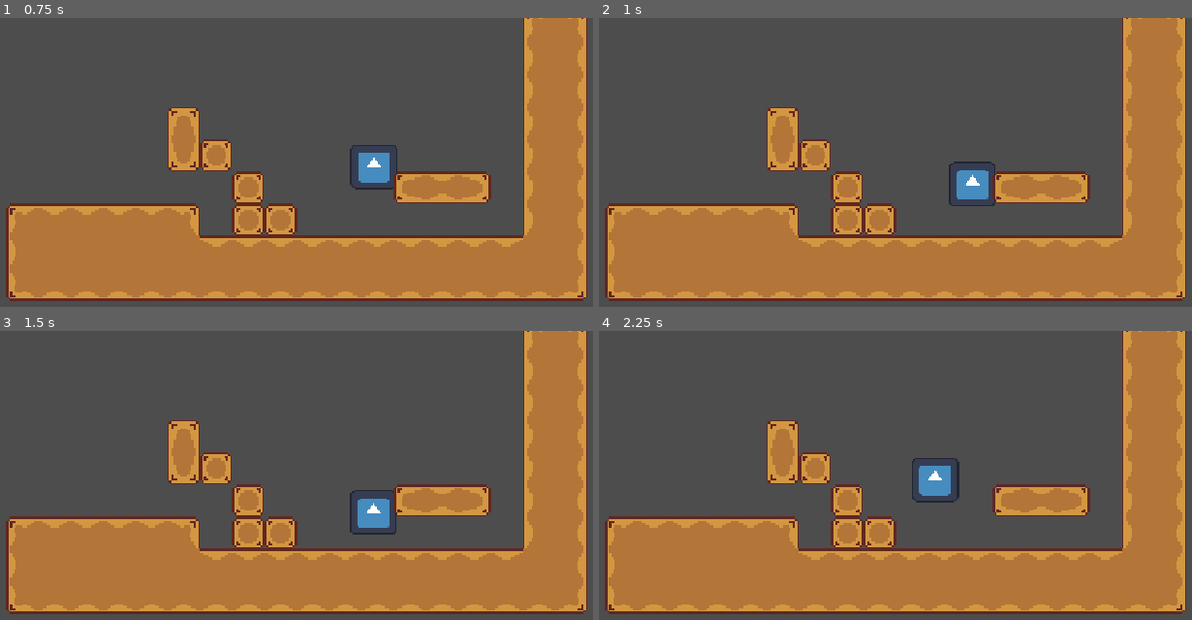
Above: before the commit, frames 1-4 (two rows, left to right).
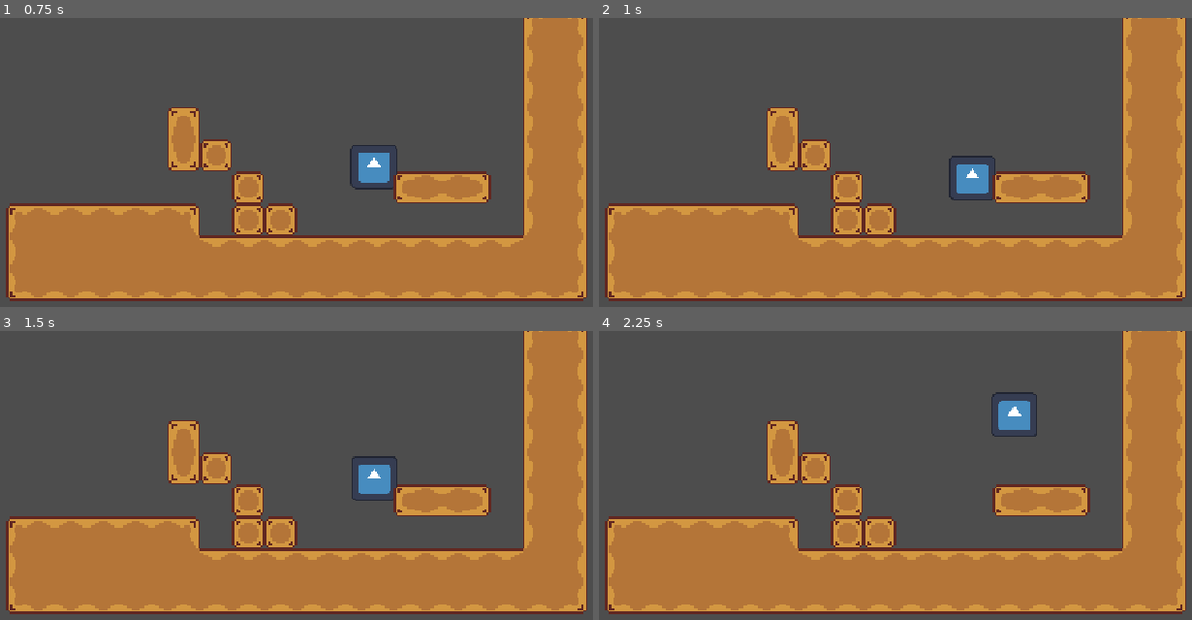
Above: after the commit, the same moments.

Repository: seanlhwi/Haven
Game: Godot game, scene res://game.tscn
Two runs of this game, one before a commit and one after it. Both use one fixed random seed, a clock stepped at 60 frames per second and the inputs below. The engine's default icon, where the game draws it, is replaced by a stand-in: a white triangle on a blue panel in a dark square.
Inputs:
- Up to frame 1 (0.75 s): tap Enter at 0.5 s; hold Right (move_right) from 0.53 s (still down); tap Space (jump) at 0.6 s
- Up to frame 2 (1 s): keep holding Right (move_right); tap Space (jump) at 0.77 s
- Up to frame 3 (1.5 s): keep holding Right (move_right); tap Space (jump) at 1.07, 1.35 s
- Up to frame 4 (2.25 s): tap Space (jump) at 1.52, 1.82, 2.1 s; release Right (move_right) at 2.03 s; hold Left (move_left) from 2.03 s (still down)

Frame 1 is identical in both runs. In frame 2, 0.5% of the frame differs, in the area x 58-67%, y 47-66%; in frame 3, 1.3%; in frame 4, 1.4%, in the area x 52-74%, y 21-60%.

Commit message:
Made wall jump

Diff:
--- a/Boba/Scenes/player.gd
+++ b/Boba/Scenes/player.gd
@@ -12,6 +12,9 @@
 
 # --- adds acceleration and smooth stop ---
 func _handle_horizontal(delta):
+	if wall_jump_lock > 0.0:
+		return
+
 	var direction := Input.get_axis("move_left", "move_right") # -1 if left, 0 if still, +1 if right
 	if direction != 0.0: # if direction key if pressed
 		var accel := ACCEL if is_on_floor() else AIR_ACCEL # picks ground or air ACCEL constant
@@ -69,8 +72,40 @@
 		velocity.y += base_gravity * mult * delta # takes base, multiply it by chosen scale, and adds it to downward velocity
 		velocity.y = min(velocity.y, MAX_FALL_SPEED) # picks smaller number, caps speed to max_fall_speed
 
+# --- Wall Jump/ Slide ---
+const GRAV_NORM: float      = 14.5
+const GRAV_WALL: float      = 8.5
+const WALL_JUMP_PUSH: float = 100.0
+
+var wall_contact_coyote: float = 0.0
+const WALL_CONT_COYOTE_TIME: float = 0.2
+
+var wall_jump_lock: float = 0.0
+const WALL_JUMP_LOCK_TIME = 0.05
+var look_dir_x: int = 1
+
+func _wall_jump(delta: float) -> void:
+	var on_wall_slide := not is_on_floor() and is_on_wall() and velocity.y > 0.0
+
+	if on_wall_slide:
+		look_dir_x = int(sign(get_wall_normal().x)) * -1  # direction of the wall
+		wall_contact_coyote = WALL_CONT_COYOTE_TIME
+		velocity.y = min(velocity.y, GRAV_WALL * 10.0)  # slow the slide
+	else:
+		wall_contact_coyote = max(wall_contact_coyote - delta, 0.0)
+
+	if wall_jump_lock > 0.0:
+		wall_jump_lock = max(wall_jump_lock - delta, 0.0)
+
+	if not is_on_floor() and wall_contact_coyote > 0.0 and Input.is_action_just_pressed("jump"):
+		velocity.y = JUMP_VELOCITY
+		velocity.x = -look_dir_x * WALL_JUMP_PUSH
+		wall_jump_lock = WALL_JUMP_LOCK_TIME
+		wall_contact_coyote = 0.0
+
 func _physics_process(delta):
 	_apply_gravity(delta)
 	_handle_jump(delta)
 	_handle_horizontal(delta)
+	_wall_jump(delta)
 	move_and_slide()
